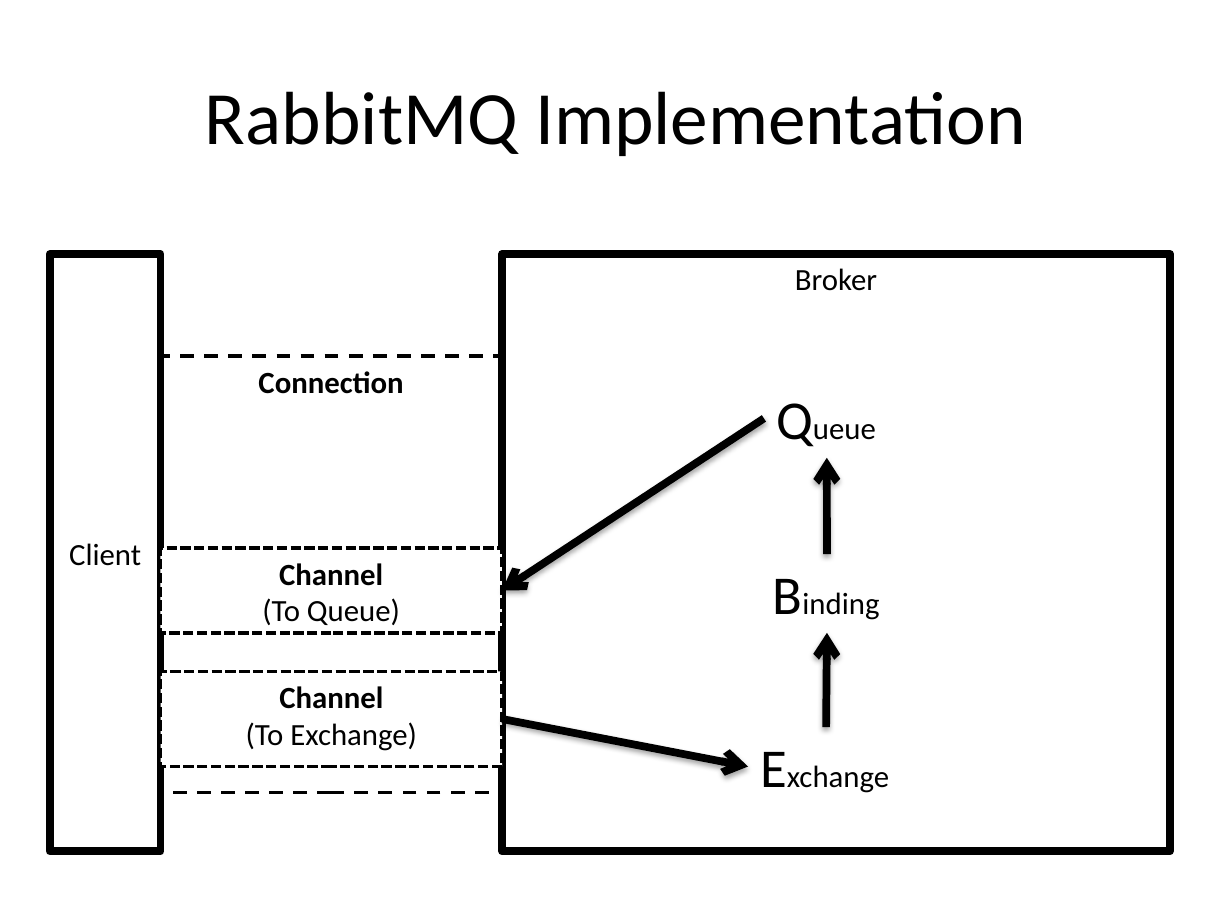
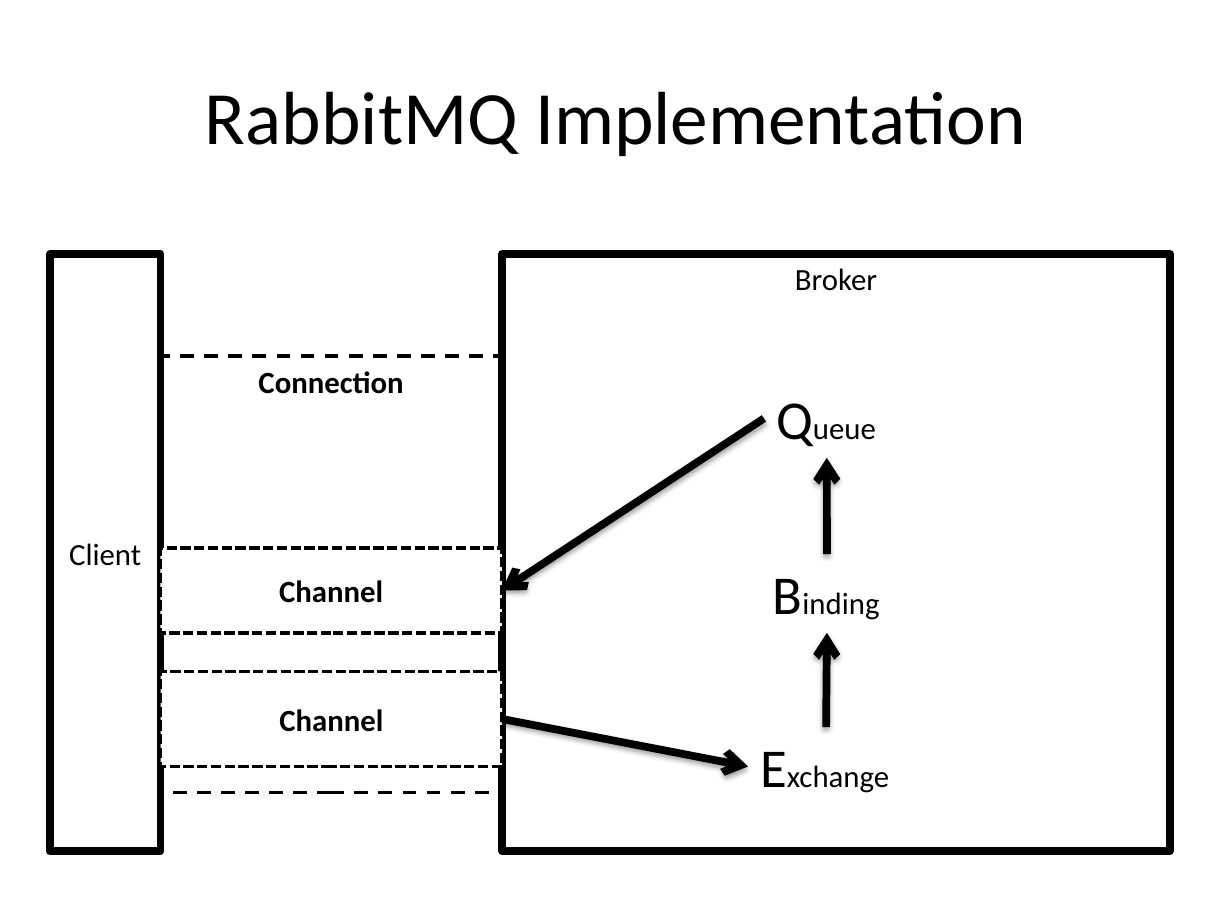
Before and after one commit to cl9p/rabbitmq-demos, a slide deck: slide 11 of Messaging Patterns.pptx. Drawn at 1232x924 pixels with LibreOffice and Linux fonts; fonts in the diff are those of the drawing. Boxes give left, top, right and bottom in pixels: in the first picture for what was removed or moved away, otherwise in the second. Text is boxed around its words. In the diff, an @@ line names an element or a change of style, - is before the commit and + after.

```diff
--- a/Messaging Patterns.pptx
+++ b/Messaging Patterns.pptx
@@ rectangle "Channel" at [160, 548, 501, 633]: vertical alignment top to middle @@
@@ text in rectangle at [279, 580, 383, 603]: text changed; bold on @@
-Channel
-(To Queue)
+Channel
@@ rectangle "Channel" at [160, 671, 501, 766]: vertical alignment top to middle @@
@@ text in rectangle at [246, 722, 417, 751]: paragraph removed @@
-(To Exchange)
```
Also in this commit, not shown: 10 other slides changed, 2 slides added.
